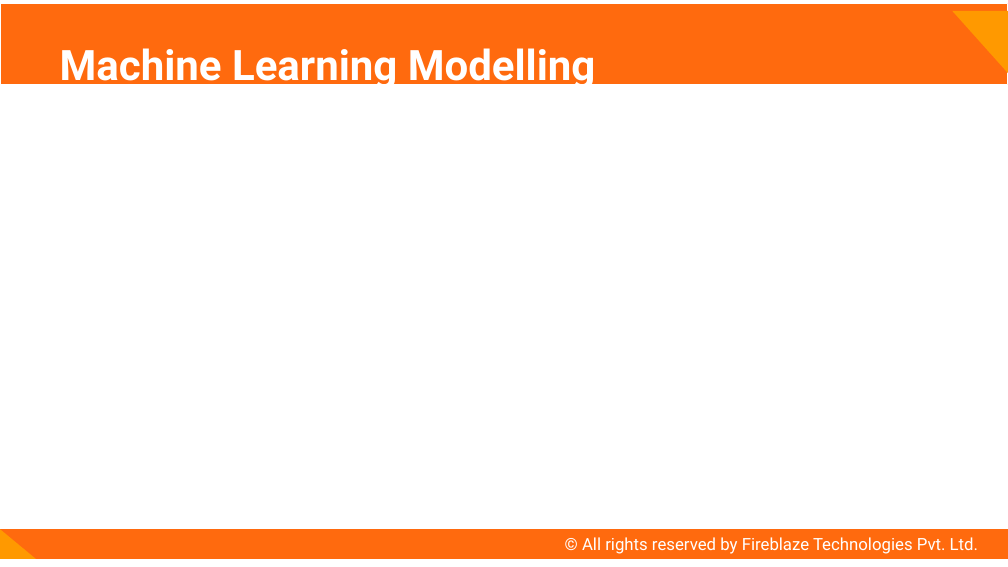
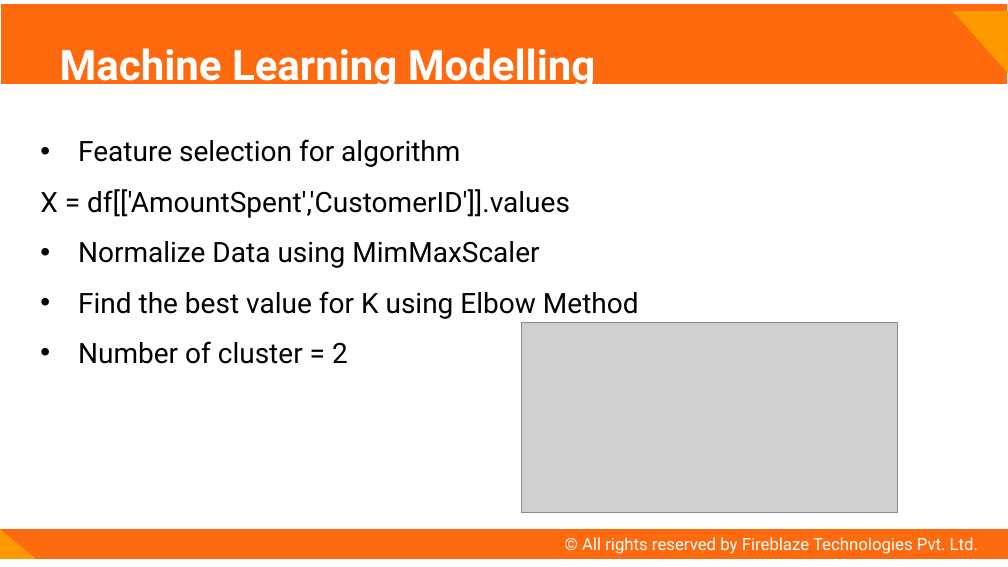
Before and after one commit to bhavesh-1995/fireblazework, a slide deck: slide 7 of fireblaze work/project2/presentationformidtermexammlds/PPT Format.pptx (slide 6 before the commit). Drawn at 1008x567 pixels with LibreOffice and Linux fonts; fonts in the diff are those of the drawing; grey boxes stand for pictures. Boxes give left, top, right and bottom in pixels: in the first picture for what was removed or moved away, otherwise in the second. Text is boxed around its words. In the diff, an @@ line names an element or a change of style, - is before the commit and + after.

```diff
--- a/fireblaze work/project2/presentationformidtermexammlds/PPT Format.pptx
+++ b/fireblaze work/project2/presentationformidtermexammlds/PPT Format.pptx
@@ text added at box(40, 139, 639, 364), 20 pt, text #000000 @@
+• Feature selection for algorithm
+X = df[['AmountSpent','CustomerID']].values
+• Normalize Data using MimMaxScaler
+• Find the best value for K using Elbow Method
+• Number of cluster = 2
@@ picture added at box(522, 323, 898, 513) @@
```
Also in this commit, not shown: 5 other slides changed, 1 slide added, 19 other files.
